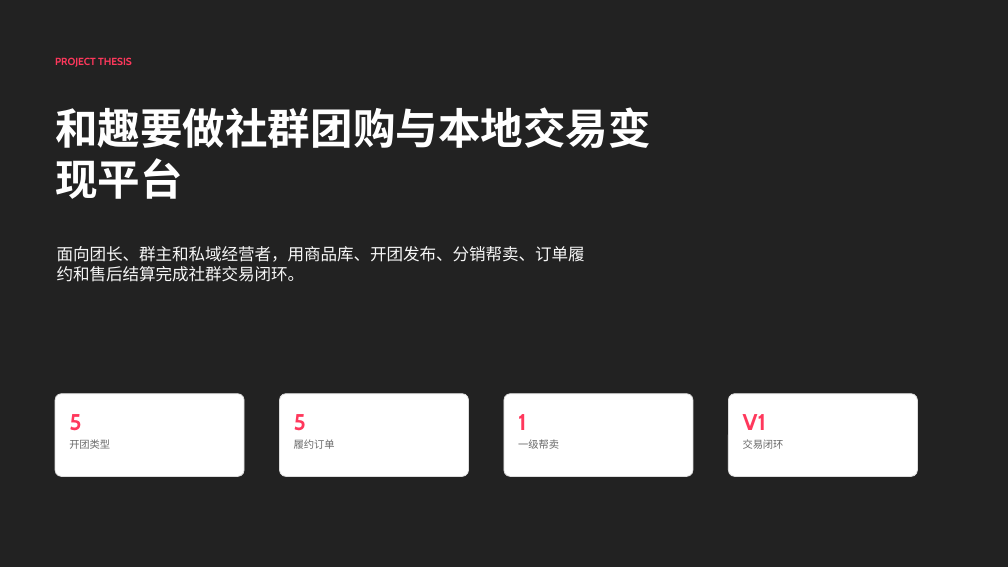
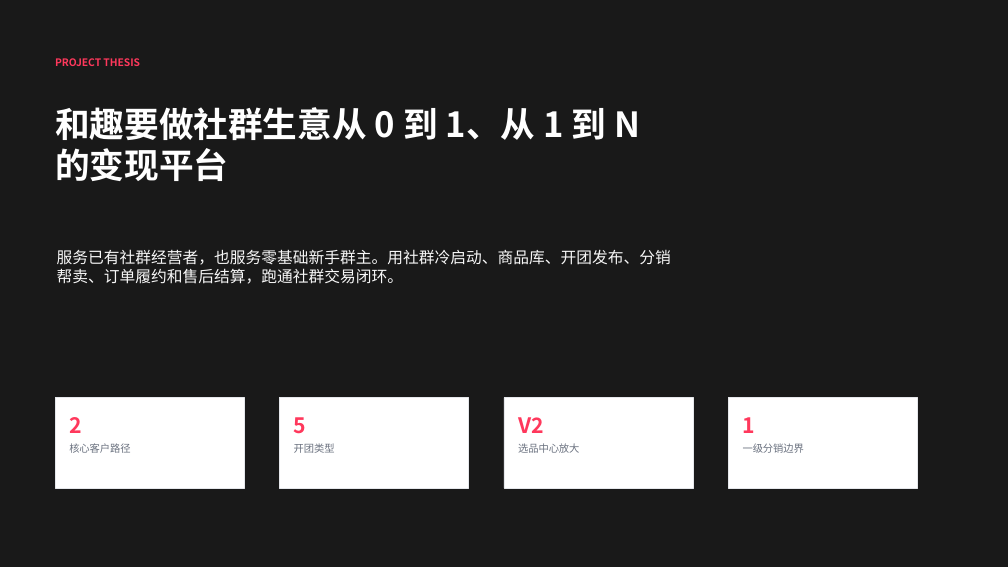
Before and after one commit to 1457513127/codex, a slide deck: slide 1 of 02-项目会/和趣社群店铺三场景产品蓝图同步会.pptx. Drawn at 1008x567 pixels with LibreOffice and Linux fonts; fonts in the diff are those of the drawing. Boxes give left, top, right and bottom in pixels: in the first picture for what was removed or moved away, otherwise in the second. Text is boxed around its words. In the diff, an @@ line names an element or a change of style, - is before the commit and + after.

Commit message:
纳入新手群主冷启动策划

```diff
--- a/02-项目会/和趣社群店铺三场景产品蓝图同步会.pptx
+++ b/02-项目会/和趣社群店铺三场景产品蓝图同步会.pptx
@@ rectangle at box(0, 0, 1008, 567): fill #222222 to #191919 @@
@@ text "PROJECT THESIS" at box(55, 58, 140, 66): font Cabin to Noto Sans CJK SC @@
@@ text at box(55, 107, 640, 181): text changed; size 40.5 to 33 pt; font Cabin to Noto Sans CJK SC @@
-和趣要做社群团购与本地交易变现平台
+和趣要做社群生意从 0 到 1、从 1 到 N 的变现平台
@@ text at box(57, 249, 671, 284): text changed; size 15.8 to 15 pt; font Cabin to Noto Sans CJK SC @@
-面向团长、群主和私域经营者，用商品库、开团发布、分销帮卖、订单履约和售后结算完成社群交易闭环。
+服务已有社群经营者，也服务零基础新手群主。用社群冷启动、商品库、开团发布、分销帮卖、订单履约和售后结算，跑通社群交易闭环。
@@ rounded rectangle removed at box(55, 394, 244, 476) @@
@@ rectangle added at box(55, 398, 244, 488), fill #FFFFFF, outline #E5E7EB 0.75 pt @@
@@ text added at box(69, 417, 82, 433), 20.2 pt, text #FF385C, bold @@
+2
@@ rounded rectangle removed at box(280, 394, 469, 476) @@
@@ rectangle added at box(280, 398, 469, 488), fill #FFFFFF, outline #E5E7EB 0.75 pt @@
@@ text "5" at box(294, 417, 307, 434): size 21.8 to 20.2 pt, font Cabin to Noto Sans CJK SC @@
@@ rounded rectangle removed at box(504, 394, 693, 476) @@
@@ rectangle added at box(504, 398, 693, 488), fill #FFFFFF, outline #E5E7EB 0.75 pt @@
@@ text added at box(518, 417, 544, 433), 20.2 pt, text #FF385C, bold @@
+V2
@@ rounded rectangle removed at box(729, 394, 918, 476) @@
@@ rectangle added at box(729, 398, 918, 488), fill #FFFFFF, outline #E5E7EB 0.75 pt @@
@@ text "1" at box(743, 417, 756, 433): size 21.8 to 20.2 pt, font Cabin to Noto Sans CJK SC @@
@@ text "1": place and size @@
-text "1" at box(518, 414, 526, 430)
+text "1" at box(743, 417, 756, 433)
@@ text at box(69, 443, 130, 453): text changed; size 21.8 to 9.8 pt; font Cabin to Noto Sans CJK SC; text colour #FF385C to #6B7280; bold off @@
-5
+核心客户路径
@@ text "开团类型": place and size @@
-text "开团类型" at box(69, 439, 110, 449)
+text "开团类型" at box(294, 444, 335, 453)
@@ text "开团类型" at box(294, 444, 335, 453): font Cabin to Noto Sans CJK SC, text colour #6A6A6A to #6B7280 @@
@@ text removed at box(294, 439, 335, 449) @@
-履约订单
@@ text removed at box(518, 439, 559, 449) @@
-一级帮卖
@@ text added at box(518, 443, 579, 453), 9.8 pt, text #6B7280 @@
+选品中心放大
@@ text at box(743, 443, 804, 453): text changed; size 21.8 to 9.8 pt; font Cabin to Noto Sans CJK SC; text colour #FF385C to #6B7280; bold off @@
-V1
+一级分销边界
@@ text removed at box(743, 439, 784, 449) @@
-交易闭环
```
Also in this commit, not shown: 13 other slides changed, 14 slides added, 13 slides removed, 6 other files.
